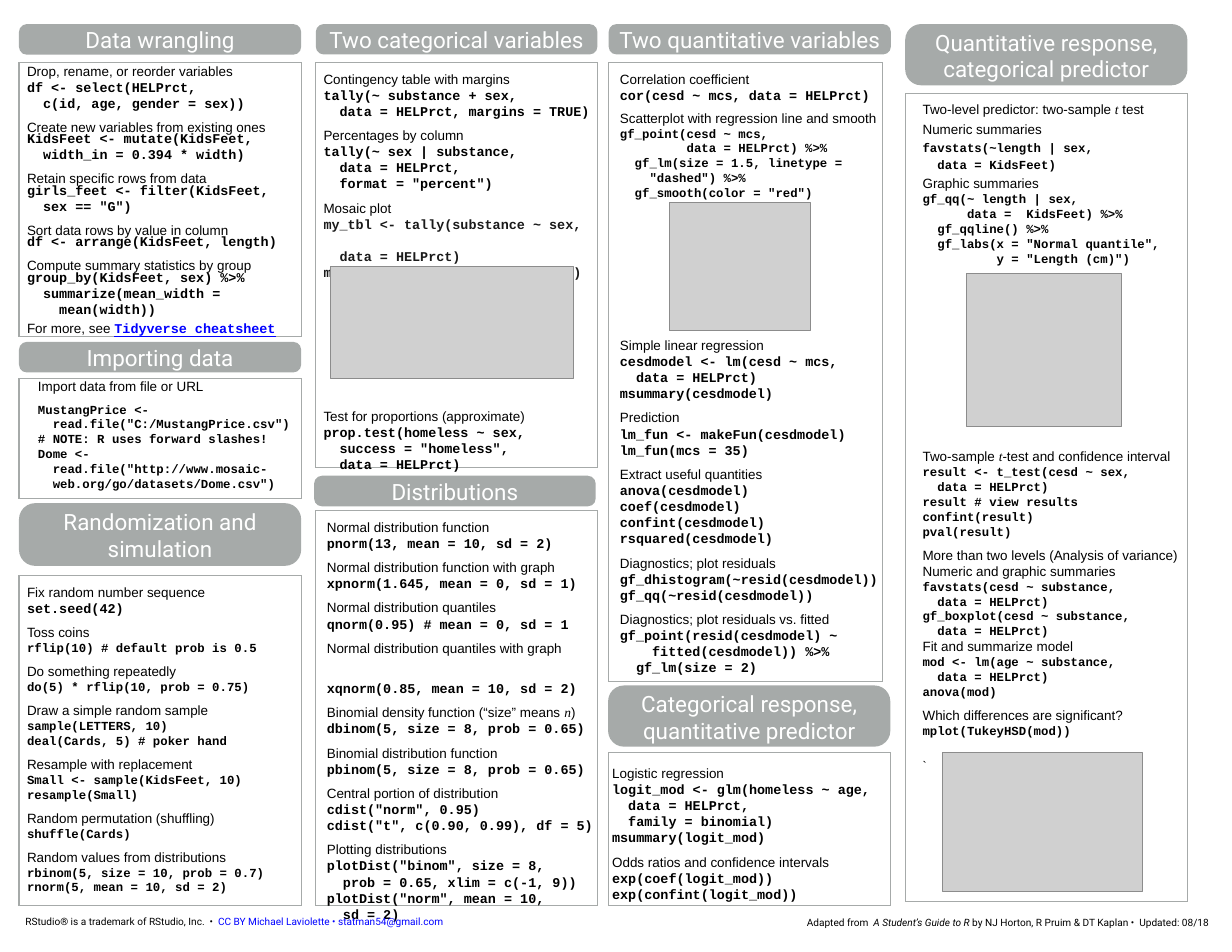
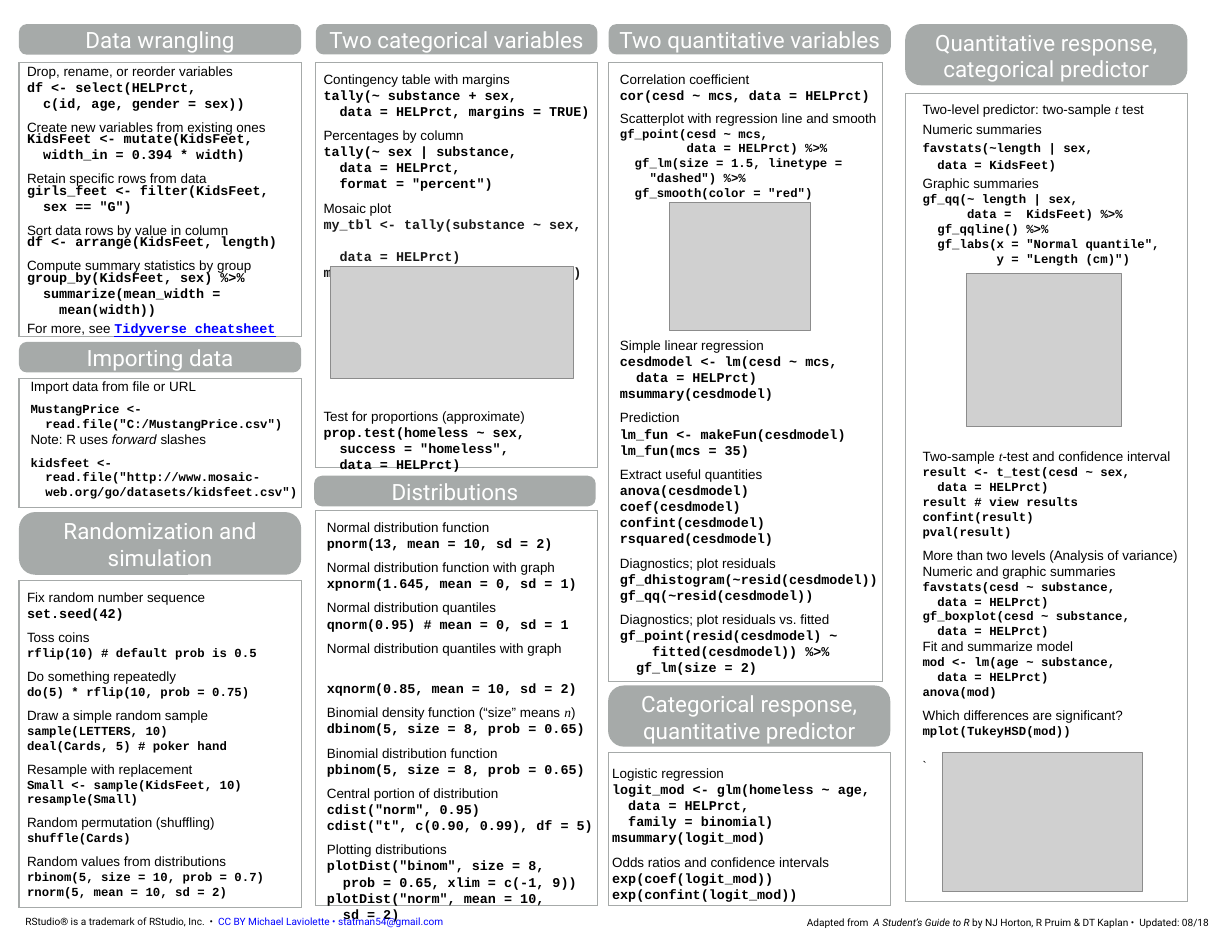
Before and after one commit to mlaviolet/Mosaic-cheatsheets, a slide deck: slide 2 of mosaic-cheatsheet-gf.pptx. Drawn at 1232x952 pixels with LibreOffice and Linux fonts; fonts in the diff are those of the drawing; grey boxes stand for pictures. Boxes give left, top, right and bottom in pixels: in the first picture for what was removed or moved away, otherwise in the second. Text is boxed around its words. In the diff, an @@ line names an element or a change of style, - is before the commit and + after.

```diff
--- a/mosaic-cheatsheet-gf.pptx
+++ b/mosaic-cheatsheet-gf.pptx
@@ rectangle "Import data from file or ...": place and size @@
-rectangle "Import data from file or ..." at (19,378,302,498)
+rectangle "Import data from file or ..." at (19,378,302,507)
@@ text in rectangle at (31,434,206,467): text changed; size 11 to 12 pt; font Courier New to Arial; bold off @@
-# NOTE: R uses forward slashes!
-Dome <-
+Note: R uses forward slashes
+kidsfeet <-
@@ text in rectangle at (45,487,297,499): text changed @@
-web.org/go/datasets/Dome.csv")
+web.org/go/datasets/kidsfeet.csv")
@@ rounded rectangle "Randomization and": place and size @@
-rounded rectangle "Randomization and" at (19,503,302,566)
+rounded rectangle "Randomization and" at (19,512,302,575)
@@ rectangle "Fix random number sequence": place and size @@
-rectangle "Fix random number sequence" at (19,576,302,905)
+rectangle "Fix random number sequence" at (19,581,302,907)
```
Also in this commit, not shown: 1 other file.
